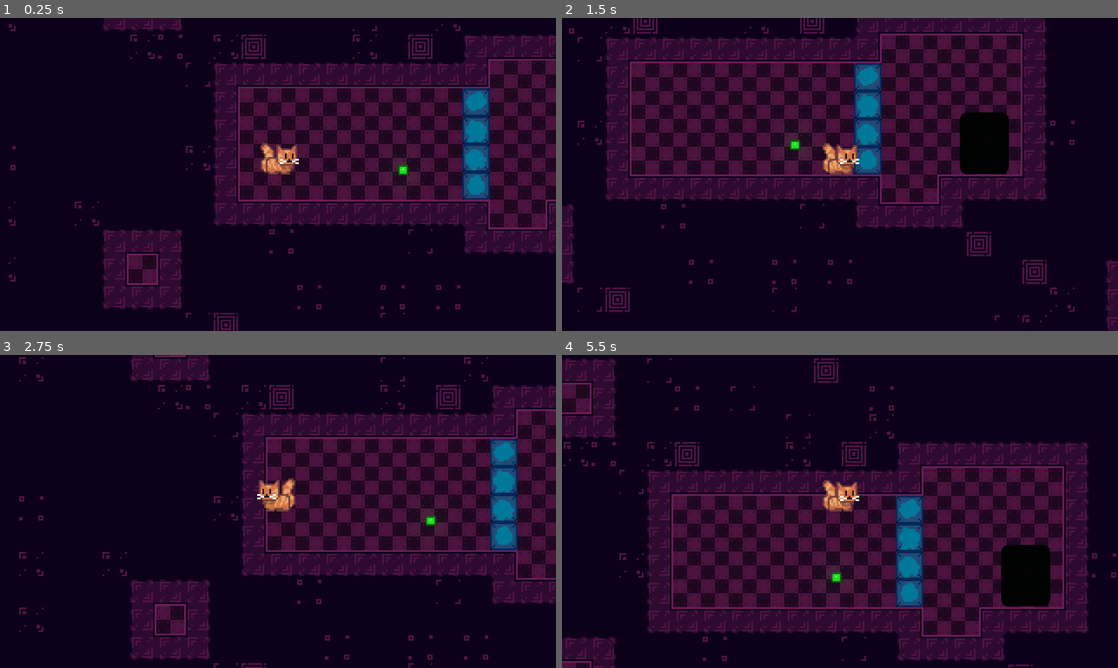
Above: before the commit, frames 1-4 (two rows, left to right).
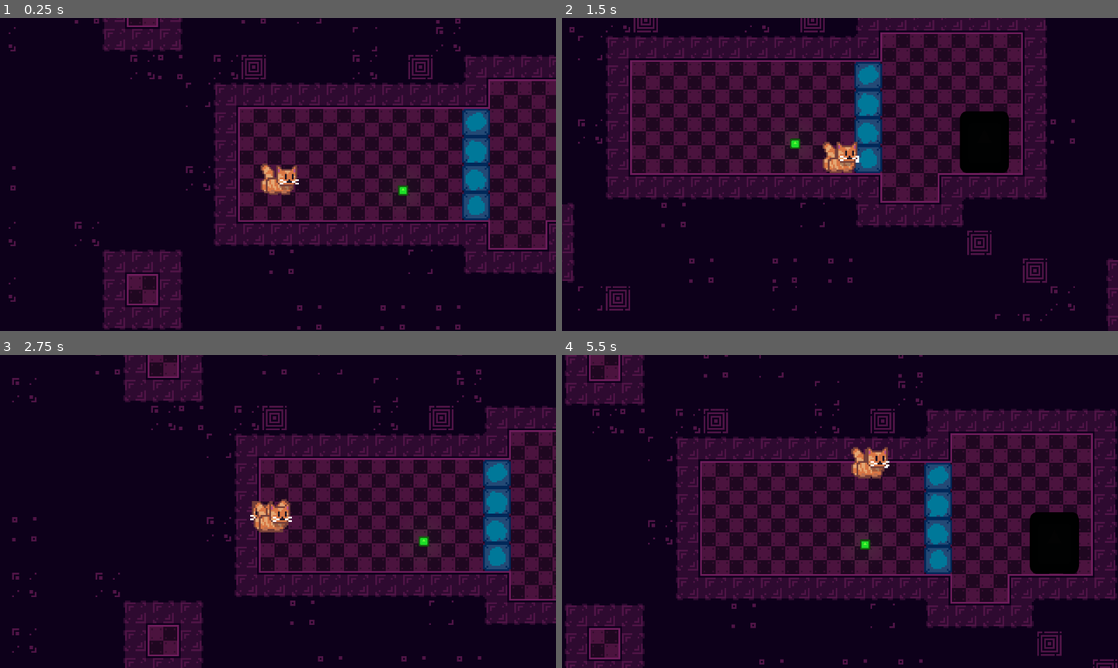
Above: after the commit, the same moments.

Repository: Renan-G-projec/Termformer
Game: Godot game, scene res://scenes/level1.tscn
Two runs of this game, one before a commit and one after it. Both use one fixed random seed, a clock stepped at 60 frames per second and the inputs below. The engine's default icon, where the game draws it, is replaced by a stand-in: a white triangle on a blue panel in a dark square.
Inputs (mouse positions are in pixels of both pictures, inside the frame that each line leads up to):
- Up to frame 1 (0.25 s): no input
- Up to frame 2 (1.5 s): tap Enter at 0.5 s; move the mouse to (962, 158) at 0.52 s; hold Right (go_right) from 0.53 s (still down); tap Space (jump) at 0.6, 0.77, 1.07 s; click (962, 158) at 0.67 s; move the mouse to (728, 190) at 1.27 s; tap E (interact) at 1.35 s
- Up to frame 3 (2.75 s): tap Space (jump) at 1.52, 1.55, 1.82, 2.3 s; move the mouse to (333, 442) at 2.02 s; release Right (go_right) at 2.03 s; hold Left (go_left) from 2.03 s (still down); tap Alt at 2.1 s
- Up to frame 4 (5.5 s): move the mouse to (812, 574) at 2.77 s; release Left (go_left) at 2.78 s; hold Right (go_right) 2.78-4.28 s; tap Shift at 2.85 s; click (812, 574) at 2.92 s; tap Space (jump) at 3.02, 3.05, 3.32, 3.6, 3.77, 4.07, 4.52, 4.55, 4.82, 5.3 s; move the mouse to (1006, 558) at 3.52 s; move the mouse to (673, 464) at 4.27 s; hold Left (go_left) 4.28-5.03 s; tap E (interact) at 4.35 s; move the mouse to (867, 511) at 5.02 s; hold Right (go_right) from 5.03 s (still down); tap Alt at 5.1 s; click (867, 511) at 5.17 s

The runs differ from the first frame. In frame 1, 29% of the frame differs, in the area x 1-100%, y 0-100%; in frame 2, 9.9%; in frame 3, 29%; in frame 4, 42%, in the area x 0-100%, y 0-100%.

Commit message:
feat: Squash jump effect added. AMDG

Diff:
--- a/scenes/player.tscn
+++ b/scenes/player.tscn
@@ -100,9 +100,19 @@
 animation = &"run"
 autoplay = "idle"
 
+[node name="Sprite2" type="AnimatedSprite2D" parent="." unique_id=842182684]
+unique_name_in_owner = true
+position = Vector2(0, -10)
+sprite_frames = SubResource("SpriteFrames_ocxxs")
+animation = &"run"
+autoplay = "idle"
+
 [node name="CollisionShape2D" type="CollisionShape2D" parent="." unique_id=360583286]
 visible = false
 position = Vector2(1, -4.5)
 shape = SubResource("RectangleShape2D_ocxxs")
 
 [node name="Camera2D" type="Camera2D" parent="." unique_id=1173940441]
+position = Vector2(0, 1)
+position_smoothing_enabled = true
+position_smoothing_speed = 10.0
--- a/scripts/player.gd
+++ b/scripts/player.gd
@@ -4,21 +4,27 @@
 const SPEED = 200.0
 const JUMP_VELOCITY = -400.0
 
+var was_on_floor: bool
+@onready var _initial_scale: Vector2 = scale
 
 func _physics_process(delta: float) -> void:
 	# Add the gravity.
-	if not is_on_floor():
+	if !is_on_floor():
 		velocity += get_gravity() * delta
+	elif !was_on_floor:
+		_squash(Vector2(1.4, 0.6))
 
 	# Handle jump.
 	if Input.is_action_just_pressed("jump") && !TerminalManager.is_terminal_ui_open && is_on_floor():
 		velocity.y = JUMP_VELOCITY
+		_squash(Vector2(1.4, 0.6))
 
 	# Get the input direction and handle the movement/deceleration.
 	# As good practice, you should replace UI actions with custom gameplay actions.
 	if !TerminalManager.is_terminal_ui_open:
 		_update_horizontal_velocity_by_input()
 
+	was_on_floor = is_on_floor()
 	move_and_slide()
 
 func _update_horizontal_velocity_by_input() -> void:
@@ -30,3 +36,8 @@
 	else:
 		%Sprite.play("idle")
 		velocity.x = move_toward(velocity.x, 0, SPEED)
+
+func _squash(scale: Vector2) -> void:
+	var tween: Tween = create_tween()
+	tween.tween_property(%Sprite, "scale", scale, 0.01).set_trans(Tween.TRANS_CUBIC)
+	tween.tween_property(%Sprite, "scale", _initial_scale, 0.1).set_trans(Tween.TRANS_QUAD)
